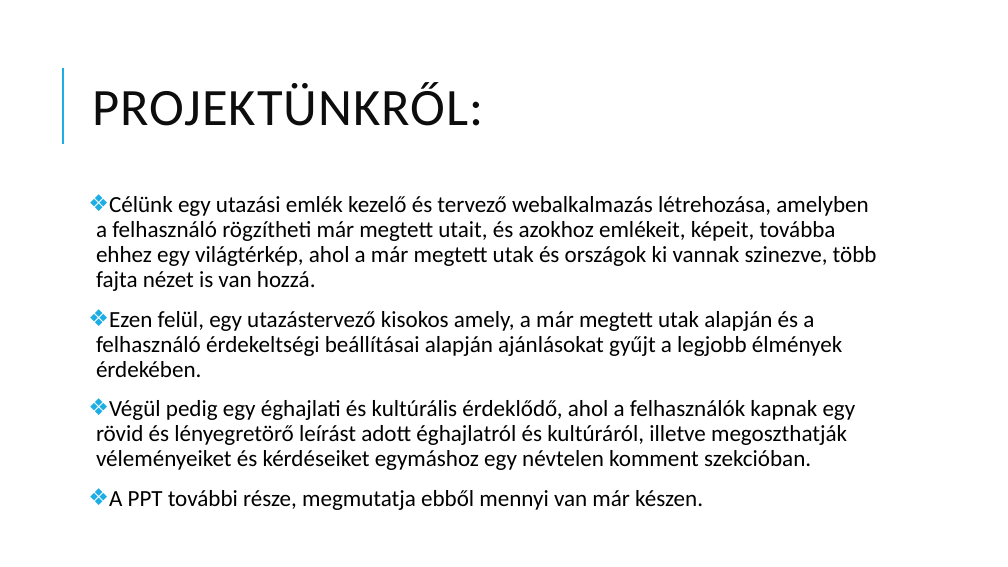
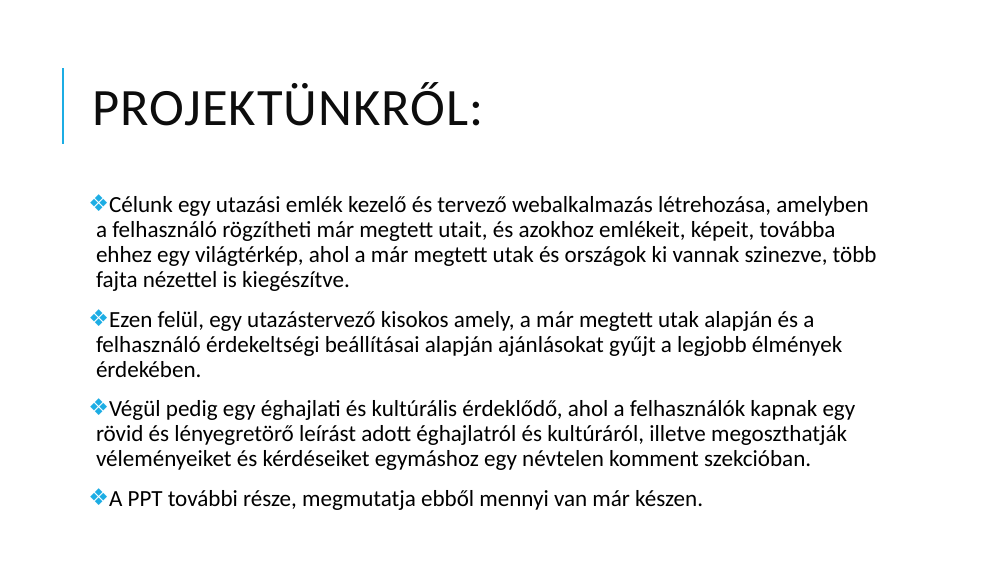
Before and after one commit to K-smith0/AHKKATT_Vizsgaremek, a slide deck: slide 2 of AHKKATT VIZSGAREMEK PROGRESS_1119.pptx. Drawn at 1008x567 pixels with LibreOffice and Linux fonts; fonts in the diff are those of the drawing. Boxes give left, top, right and bottom in pixels: in the first picture for what was removed or moved away, otherwise in the second. Text is boxed around its words. In the diff, an @@ line names an element or a change of style, - is before the commit and + after.

```diff
--- a/AHKKATT VIZSGAREMEK PROGRESS_1119.pptx
+++ b/AHKKATT VIZSGAREMEK PROGRESS_1119.pptx
@@ text at <box>96,196,877,291</box>: text changed @@
-❖ Célünk egy utazási emlék kezelő és tervező webalkalmazás létrehozása, amelyben a felhasználó rögzítheti már megtett utait, és azokhoz emlékeit, képeit, továbba ehhez egy világtérkép, ahol a már megtett utak és országok ki vannak szinezve, több fajta nézet is van hozzá.
+❖ Célunk egy utazási emlék kezelő és tervező webalkalmazás létrehozása, amelyben a felhasználó rögzítheti már megtett utait, és azokhoz emlékeit, képeit, továbba ehhez egy világtérkép, ahol a már megtett utak és országok ki vannak szinezve, több fajta nézettel is kiegészítve.
```
Also in this commit, not shown: 2 other slides changed.
